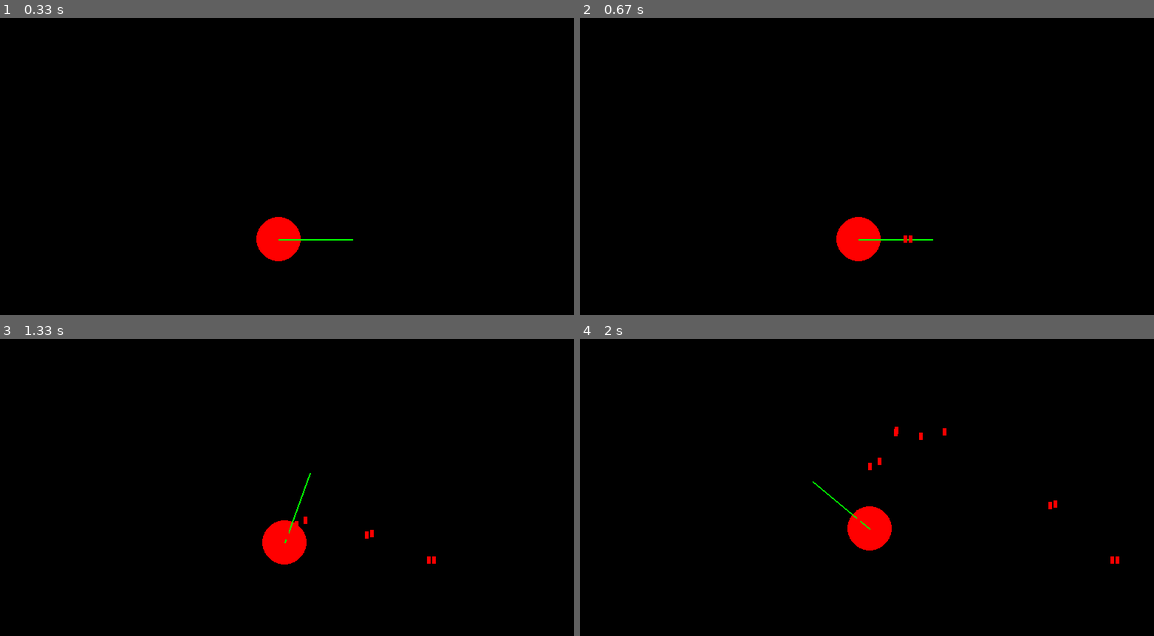
Above: before the commit, frames 1-4 (two rows, left to right).
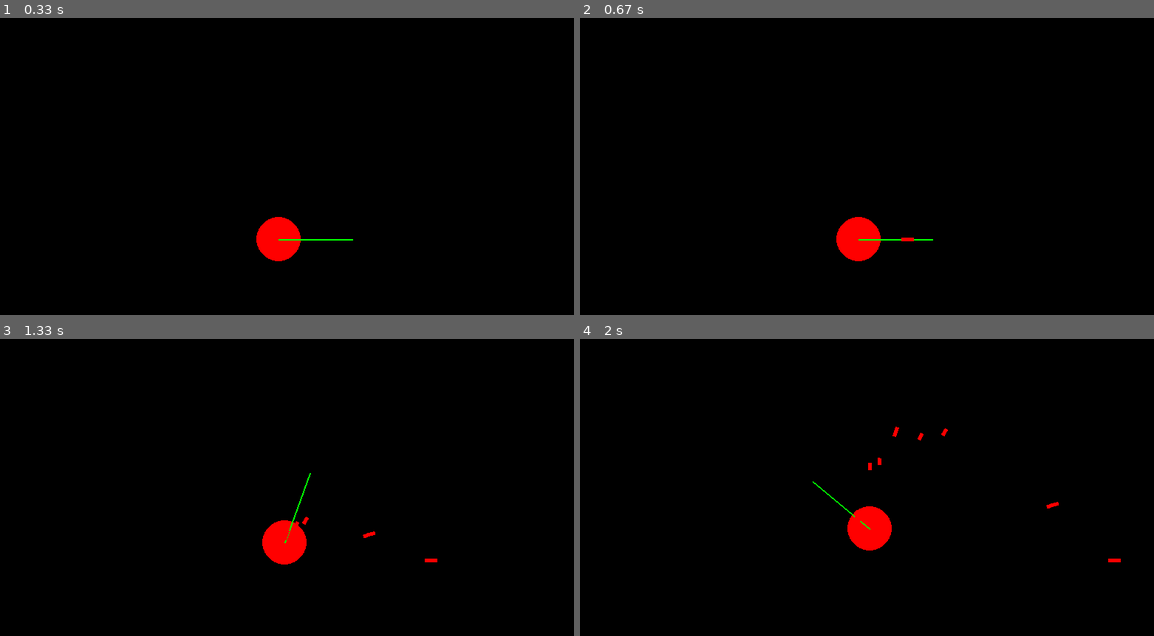
Above: after the commit, the same moments.

Repository: sprout88/pygame_shooting
Game: pygame game, started from keyboard_controlled_instance.py
The game is run twice, just before and just after one commit, with the same random seed, the same clock (stepped at 60 frames per second) and the same inputs.
Inputs:
- Up to frame 1 (0.33 s): no input
- Up to frame 2 (0.67 s): tap Space at 0.33 s
- Up to frame 3 (1.33 s): hold Right 0.67-1.13 s; tap Space at 0.73, 1.03, 1.23 s; hold Up from 1.17 s (still down)
- Up to frame 4 (2 s): release Up at 1.47 s; hold Right 1.5-1.97 s; tap Space at 1.57, 1.87 s

Frame 1 is identical in both runs. In frame 2, less than 0.1% of the frame differs, in the area x 55-59%, y 73-76%; in frame 3, less than 0.1%; in frame 4, less than 0.1%, in the area x 47-95%, y 29-76%.

Commit message:
feat bullet direction graphic

Diff:
--- a/keyboard_controlled_instance.py
+++ b/keyboard_controlled_instance.py
@@ -22,14 +22,23 @@
 player_angle = 0
 
 # 총알 설정
-bullet_width = 5
-bullet_height = 10
+bullet_width = 10
+bullet_height = 5
 bullet_speed = 7
 bullets = []  # 총알과 방향을 저장할 리스트
 
 # 플레이어 초기 위치
 player_centerx = SCREEN_WIDTH // 2
 player_centery = SCREEN_HEIGHT // 2
+
+# 총알 그래픽 설정
+def draw_rotated_bullet(surface, color, center, width, height, angle):
+    """회전된 총알을 그립니다."""
+    bullet_surface = pygame.Surface((width, height), pygame.SRCALPHA)
+    pygame.draw.rect(bullet_surface, color, (0, 0, width, height))
+    rotated_bullet = pygame.transform.rotate(bullet_surface, -angle)
+    rotated_rect = rotated_bullet.get_rect(center=center)
+    surface.blit(rotated_bullet, rotated_rect.topleft)
 
 # 게임 루프 변수
 running = True
@@ -67,11 +76,11 @@
         bullet_dx = bullet_speed * math.cos(math.radians(-player_angle))
         bullet_dy = bullet_speed * math.sin(math.radians(-player_angle))
         bullet_rect = pygame.Rect(player_centerx - bullet_width // 2, player_centery - bullet_height // 2, bullet_width, bullet_height)
-        bullets.append((bullet_rect, (bullet_dx, bullet_dy)))
+        bullets.append((bullet_rect, (bullet_dx, bullet_dy), player_angle))
 
     # 총알 이동
     for i in range(len(bullets) - 1, -1, -1):
-        bullet_rect, (bullet_dx, bullet_dy) = bullets[i]
+        bullet_rect, (bullet_dx, bullet_dy), bullet_angle = bullets[i]
         bullet_rect.x += bullet_dx
         bullet_rect.y -= bullet_dy  # Y축 반전
         if (bullet_rect.x < 0 or bullet_rect.x > SCREEN_WIDTH or bullet_rect.y < 0 or bullet_rect.y > SCREEN_HEIGHT):
@@ -89,8 +98,9 @@
     line_end_y = player_centery - line_length * math.sin(math.radians(-player_angle))
     pygame.draw.line(screen, GREEN, (int(player_centerx), int(player_centery)), (int(line_end_x), int(line_end_y)), 2)
 
-    for bullet_rect, _ in bullets:
-        pygame.draw.rect(screen, RED, bullet_rect)
+    # 총알 그리기
+    for bullet_rect, _, bullet_angle in bullets:
+        draw_rotated_bullet(screen, RED, bullet_rect.center, bullet_width, bullet_height, bullet_angle)
 
     pygame.display.flip()
     clock.tick(30)
